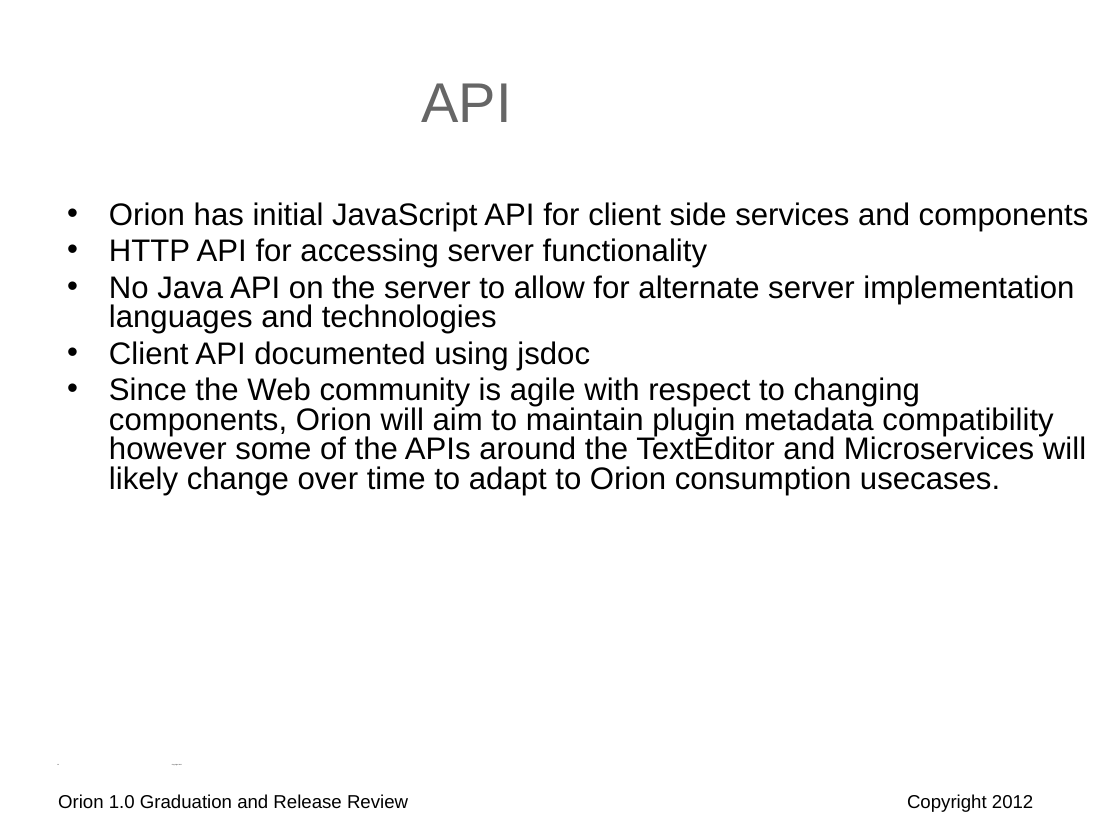
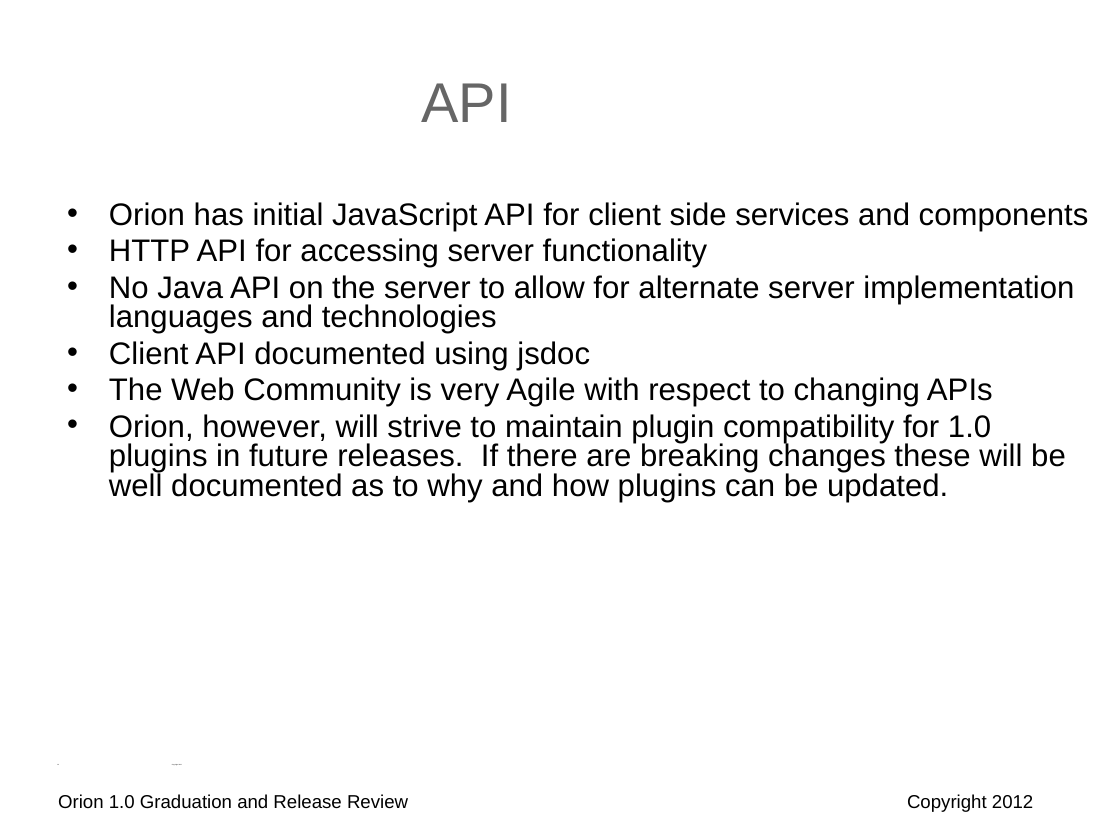
Before and after one commit to eclipse-archived/orion, a slide deck: slide 13 of reviews/orion-1-0-graduation-review.odp. Drawn at 1120x840 pixels with LibreOffice and Linux fonts; fonts in the diff are those of the drawing; background and template pictures are left out. Boxes give left, top, right and bottom in pixels: in the first picture for what was removed or moved away, otherwise in the second. Text is boxed around its words. In the diff, an @@ line names an element or a change of style, - is before the commit and + after.

```diff
--- a/reviews/orion-1-0-graduation-review.odp
+++ b/reviews/orion-1-0-graduation-review.odp
@@ text at (109, 377, 1066, 502): text changed @@
-• Since the Web community is agile with respect to changing components, Orion will aim to maintain plugin metadata compatibility however some of the APIs around the TextEditor and Microservices will likely change over time to adapt to Orion consumption usecases.
+• The Web Community is very Agile with respect to changing APIs
+• Orion, however, will strive to maintain plugin compatibility for 1.0 plugins in future releases. If there are breaking changes these will be well documented as to why and how plugins can be updated.
```
Also in this commit, not shown: 1 other slide changed, 1 other file.
